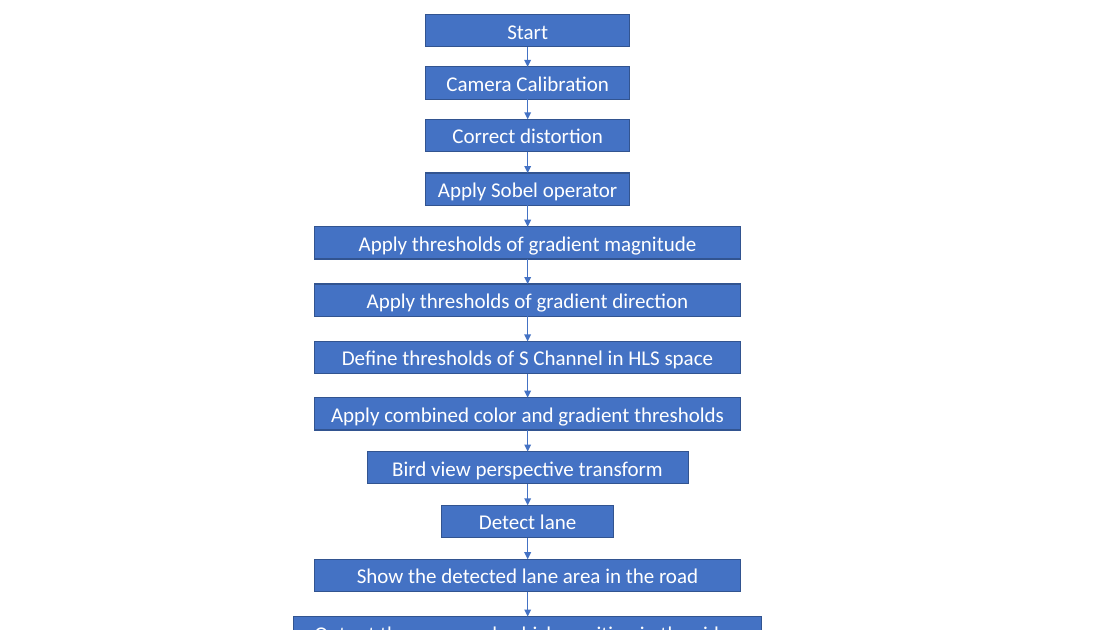
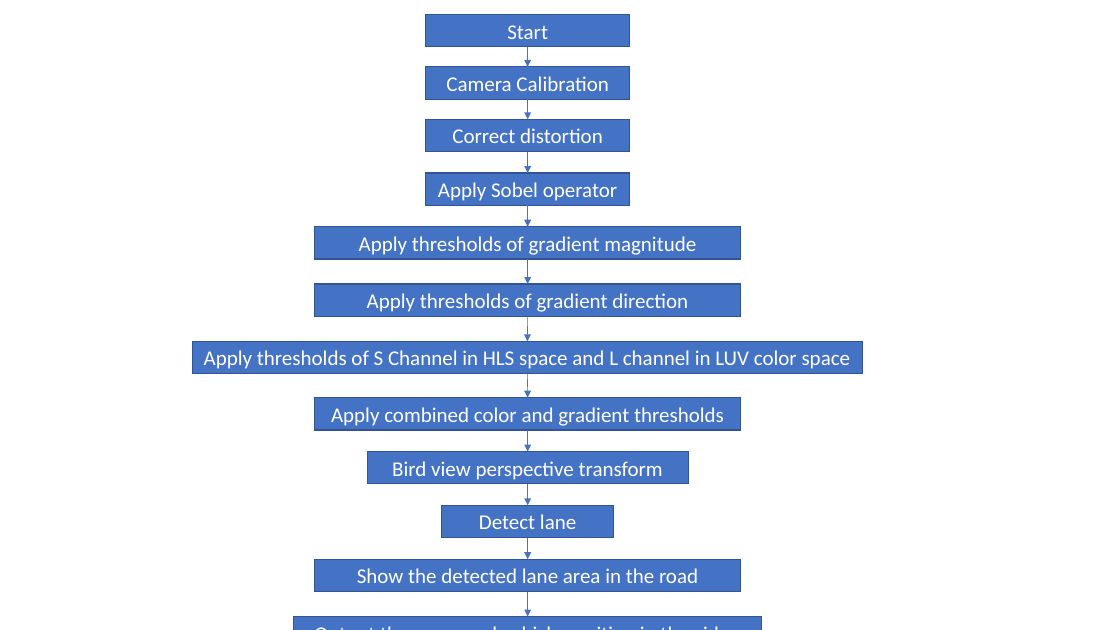
Before and after one commit to weiyongyi/Advanced_Finding_Lane, a slide deck: slide 1 of high level pipeline flow chart.pptx. Drawn at 1120x630 pixels with LibreOffice and Linux fonts; fonts in the diff are those of the drawing. Boxes give left, top, right and bottom in pixels: in the first picture for what was removed or moved away, otherwise in the second. Text is boxed around its words. In the diff, an @@ line names an element or a change of style, - is before the commit and + after.

Commit message:
adding LUV color space in the code and updated report

```diff
--- a/high level pipeline flow chart.pptx
+++ b/high level pipeline flow chart.pptx
@@ rectangle "Apply thresholds of S Channel ..." resized from (x1=315, y1=341, x2=741, y2=373) to (x1=192, y1=341, x2=863, y2=373) @@
@@ text in rectangle at (x1=204, y1=350, x2=851, y2=369): text changed @@
-Define thresholds of S Channel in HLS space
+Apply thresholds of S Channel in HLS space and L channel in LUV color space
```
Also in this commit, not shown: 5 other files.
